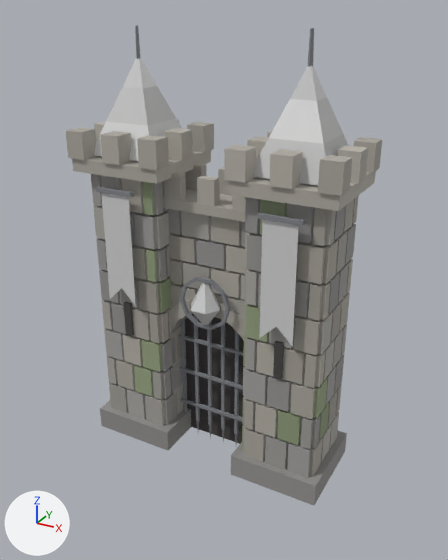
An edit to the glTF model art/props/gatehouse/export/gatehouse.glb, drawn before and after from the same camera.
Rendered twice from a 50 mm lens placed at (3.45, -6.14, 5.49), pointed at (0.1, -0.05, 2.44). The axes (+X, +Y, +Z) are drawn at lower left. The lights are the same throughout. The first picture is the older version. Vertices at exactly the same position are counted once.

Before the edit, the objects in view are built like this:
```python
me_gatehouse = bpy.data.meshes.new('gatehouse')
me_gatehouse.from_pydata(...)  # 2490 vertices, 3144 faces; spans x -1.68..1.68, y -0.63..0.63, z 0.0..5.3
# faces by material slot: [2812, 274, 46, 12]
me_gatehouse.materials.append(mat_cloth)
me_gatehouse.materials.append(mat_metal)
me_gatehouse.materials.append(mat_accent)
me_gatehouse.materials.append(mat_accent_glow)
ob_gatehouse_001 = bpy.data.objects.new('gatehouse.001', me_gatehouse)
ob_gatehouse_001.location = (0.0, 0.0, 0.0)
```
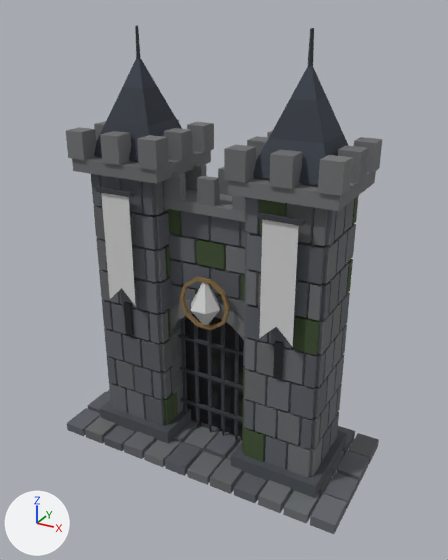
Edits to the bpy script that builds the scene:
```text
Change me_gatehouse:
    remove me_gatehouse.from_pydata(...)  # 2490 vertices, 3144 faces; spans x -1.68..1.68, y -0.63..0.63, z 0.0..5.3
    add me_gatehouse.from_pydata(...)  # 2874 vertices, 3624 faces; spans x -1.98..1.98, y -0.88..0.88, z 0.0..5.3
    me_gatehouse part 1: the loose piece of 8 vertices spanning x -1.53..-1.43, y -0.44..-0.17, z 0.3..0.7 is copied, and the copy is scaled about its middle by (2.93, 1.52, 0.304), then moved by (-0.35, -0.38, -0.44); it spans x -1.98..-1.69, y -0.88..-0.47, z 0.0..0.12
    me_gatehouse part 2: the loose piece of 8 vertices spanning x -1.53..-1.43, y -0.44..-0.17, z 0.3..0.7 is copied, and the copy is scaled about its middle by (2.93, 1.52, 0.354), then moved by (-0.35, 0.08, -0.43); it spans x -1.98..-1.69, y -0.43..-0.02, z 0.0..0.14
    me_gatehouse part 3: the loose piece of 8 vertices spanning x -1.53..-1.43, y -0.44..-0.17, z 0.3..0.7 is copied, and the copy is scaled about its middle by (2.93, 1.52, 0.354), then moved by (-0.02, -0.38, -0.43); it spans x -1.65..-1.35, y -0.88..-0.47, z 0.0..0.14
    me_gatehouse part 4: the loose piece of 8 vertices spanning x -1.18..-0.91, y -0.48..-0.38, z 0.3..0.7 is copied, and the copy is scaled about its middle by (1.09, 4.1, 0.304), then moved by (-0.12, -0.25, -0.44); it spans x -1.31..-1.02, y -0.88..-0.47, z 0.0..0.12
    me_gatehouse part 5: the loose piece of 8 vertices spanning x -0.88..-0.61, y -0.48..-0.38, z 0.3..0.7 is copied, and the copy is scaled about its middle by (1.09, 4.1, 0.354), then moved by (-0.08, -0.25, -0.43); it spans x -0.98..-0.69, y -0.88..-0.47, z 0.0..0.14
    me_gatehouse part 6: the loose piece of 8 vertices spanning x -0.88..-0.61, y -0.48..-0.38, z 0.3..0.7 is copied, and the copy is scaled about its middle by (1.09, 4.1, 0.304), then moved by (0.25, -0.25, -0.44); it spans x -0.65..-0.35, y -0.88..-0.47, z 0.0..0.12
    me_gatehouse part 7: the loose piece of 8 vertices spanning x -0.67..-0.57, y -0.44..-0.17, z 0.3..0.7 is copied, and the copy is scaled about its middle by (2.93, 1.52, 0.354), then moved by (0.12, 0.08, -0.43); it spans x -0.65..-0.35, y -0.43..-0.02, z 0.0..0.14
    me_gatehouse part 8: the loose piece of 8 vertices spanning x -0.55..0.55, y -0.12..-0.08, z 0.5..0.54 is copied, and the copy is scaled about its middle by (0.267, 10.2, 3.5), then moved by (-0.17, -0.58, -0.45), in mat_cloth; it spans x -0.31..-0.02, y -0.88..-0.47, z 0.0..0.14
    me_gatehouse part 9: the loose piece of 8 vertices spanning x -0.55..0.55, y -0.12..-0.08, z 0.5..0.54 is copied, and the copy is scaled about its middle by (0.267, 10.2, 3), then moved by (-0.17, -0.12, -0.46), in mat_cloth; it spans x -0.31..-0.02, y -0.43..-0.02, z 0.0..0.12
    me_gatehouse part 10: the loose piece of 8 vertices spanning x -0.55..0.55, y -0.12..-0.08, z 0.5..0.54 is copied, and the copy is scaled about its middle by (0.267, 10.2, 3.5), then moved by (-0.17, 0.33, -0.45), in mat_cloth; it spans x -0.31..-0.02, y 0.02..0.43, z 0.0..0.14
    me_gatehouse part 11: the loose piece of 8 vertices spanning x -0.55..0.55, y -0.12..-0.08, z 0.5..0.54 is copied, and the copy is scaled about its middle by (0.267, 10.2, 3), then moved by (0.17, -0.58, -0.46), in mat_cloth; it spans x 0.02..0.31, y -0.88..-0.47, z 0.0..0.12
    me_gatehouse part 12: the loose piece of 8 vertices spanning x -0.55..0.55, y -0.12..-0.08, z 0.5..0.54 is copied, and the copy is scaled about its middle by (0.267, 10.2, 3.5), then moved by (0.17, -0.12, -0.45), in mat_cloth; it spans x 0.02..0.31, y -0.43..-0.02, z 0.0..0.14
    me_gatehouse part 13: the loose piece of 8 vertices spanning x 0.61..0.88, y -0.48..-0.38, z 0.3..0.7 is copied, and the copy is scaled about its middle by (1.09, 4.1, 0.354), then moved by (-0.25, -0.25, -0.43); it spans x 0.35..0.65, y -0.88..-0.47, z 0.0..0.14
    me_gatehouse part 14: the loose piece of 8 vertices spanning x 0.57..0.67, y -0.44..-0.17, z 0.3..0.7 is copied, and the copy is scaled about its middle by (2.93, 1.52, 0.304), then moved by (-0.12, 0.08, -0.44); it spans x 0.35..0.65, y -0.43..-0.02, z 0.0..0.12
    me_gatehouse part 15: 144 vertices added at x 0.35..1.98, y -0.88..0.88, z 0.0..0.14
    me_gatehouse part 16: 3126 kept faces spanning x -1.68..1.68, y -0.63..0.63, z 0.0..5.3 get new vertex colours; the middle colour goes from grey #b7b4ad to grey #6b6e73
    me_gatehouse part 17: 40 faces spanning x -1.5..1.5, y -0.45..0.45, z 3.88..5.0 switch from mat_accent to mat_cloth
    other edits to the shape of me_gatehouse do not show in these pictures
```

What differs and where, as boxes [x1, y1, x2, y2] in the pictures (448 x 560 px):
'gatehouse.001', reshaped (6% taller)
    before: [66, 25, 382, 505]
    after: [66, 25, 382, 534]
part 1 of me_gatehouse, added
    after: [67, 408, 100, 436]
part 2 of me_gatehouse, added
    after: [87, 392, 110, 413]
part 3 of me_gatehouse, added
    after: [85, 416, 116, 444]
part 4 of me_gatehouse, added
    after: [104, 425, 135, 451]
part 5 of me_gatehouse, added
    after: [124, 431, 155, 459]
part 6 of me_gatehouse, added
    after: [144, 440, 180, 467]
part 7 of me_gatehouse, added
    after: [173, 421, 197, 444]
part 8 of me_gatehouse, added
    after: [165, 442, 201, 476]
part 9 of me_gatehouse, added
    after: [184, 425, 218, 453]
part 10 of me_gatehouse, added (mostly hidden)
    after: [201, 422, 219, 433]
part 11 of me_gatehouse, added
    after: [187, 451, 223, 485]
part 12 of me_gatehouse, added
    after: [205, 431, 239, 461]
part 13 of me_gatehouse, added
    after: [210, 458, 242, 494]
part 14 of me_gatehouse, added (mostly hidden)
    after: [227, 440, 242, 460]
part 15 of me_gatehouse, added
    after: [234, 426, 379, 534]
part 16 of me_gatehouse, recoloured (darker)
    before: [66, 25, 382, 505]
    after: [66, 25, 382, 498]
part 17 of me_gatehouse, recoloured (darker)
    both: [94, 57, 349, 185]
